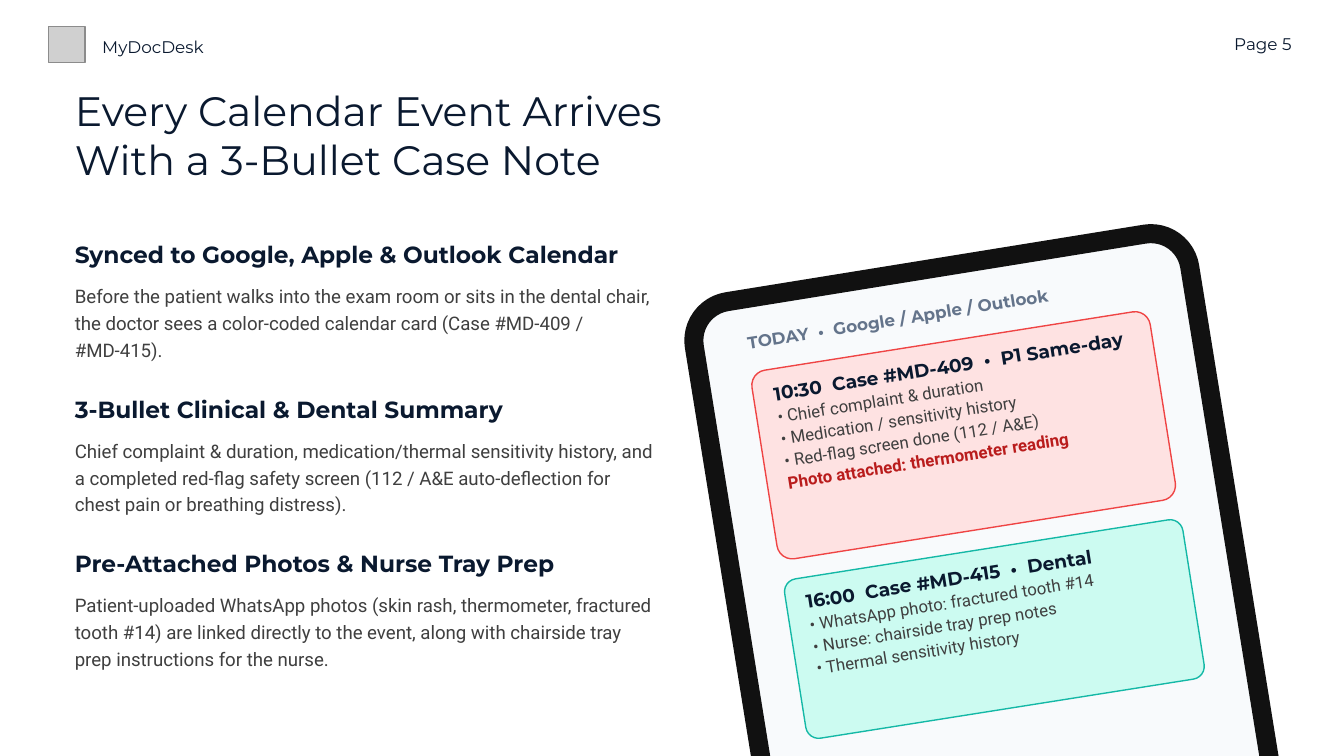
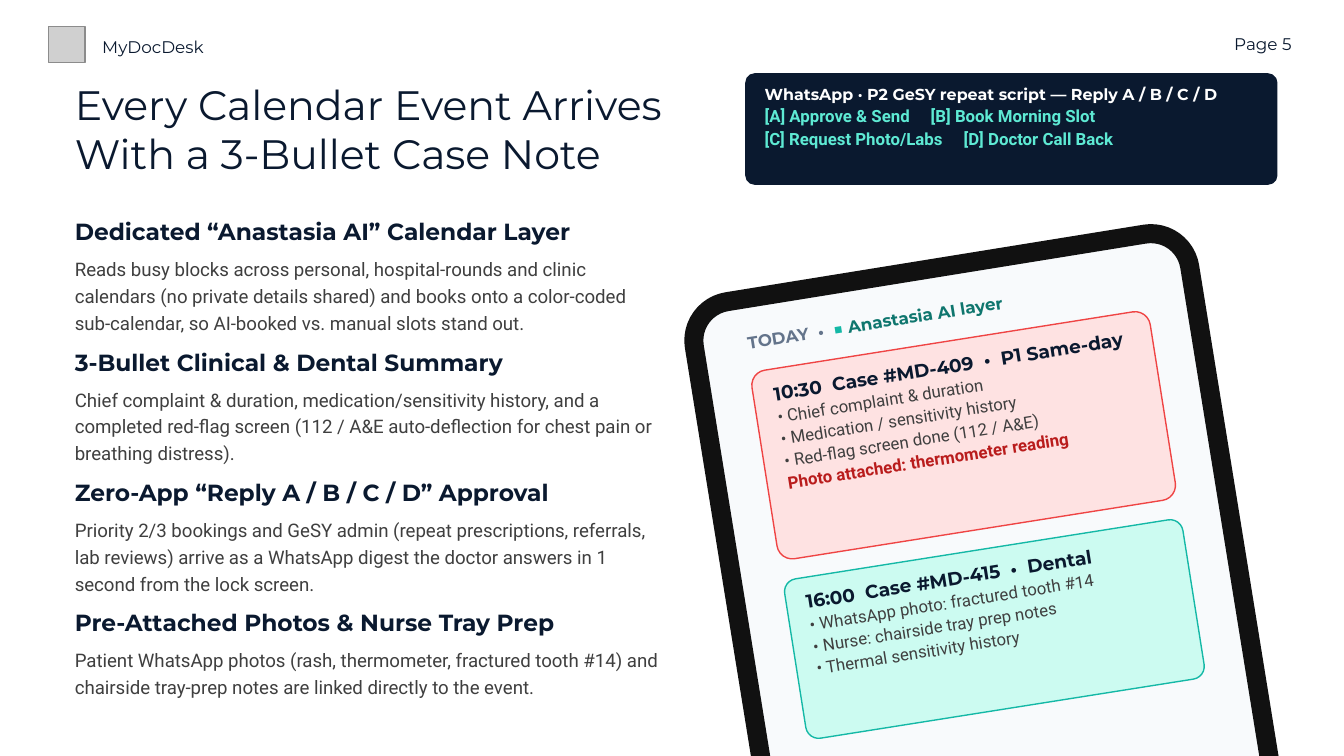
Before and after one commit to christostaliadoros-tknights/mydocdesk, a slide deck: slide 5 of assets/MyDocDesk_Pitch_Deck.pptx. Drawn at 1344x756 pixels with LibreOffice and Linux fonts; fonts in the diff are those of the drawing; grey boxes stand for pictures. Boxes give left, top, right and bottom in pixels: in the first picture for what was removed or moved away, otherwise in the second. Text is boxed around its words. In the diff, an @@ line names an element or a change of style, - is before the commit and + after.

```diff
--- a/assets/MyDocDesk_Pitch_Deck.pptx
+++ b/assets/MyDocDesk_Pitch_Deck.pptx
@@ text "Every Calendar Event Arrives With ...": place and size @@
-text "Every Calendar Event Arrives With ..." at (75,95,662,176)
+text "Every Calendar Event Arrives With ..." at (75,89,662,170)
@@ rounded rectangle added at (746,74,1277,184), fill #0A192F, outline #0A192F 0.75 pt, 9 pt, text #5EEAD4, bold @@
+WhatsApp · P2 GeSY repeat script — Reply A / B / C / D
+[A] Approve & Send [B] Book Morning Slot
+[C] Request Photo/Labs [D] Doctor Call Back
@@ text at (75,221,570,245): text changed @@
-Synced to Google, Apple & Outlook Calendar
+Dedicated “Anastasia AI” Calendar Layer
@@ text at (75,262,626,333): text changed @@
-Before the patient walks into the exam room or sits in the dental chair, the doctor sees a color-coded calendar card (Case #MD-409 / #MD-415).
+Reads busy blocks across personal, hospital-rounds and clinic calendars (no private details shared) and books onto a color-coded sub-calendar, so AI-booked vs. manual slots stand out.
@@ text at (749,300,1003,348): text changed; text colour #64748B to #0F766E @@
-TODAY • Google / Apple / Outlook
+TODAY • ■ Anastasia AI layer
@@ text "3-Bullet Clinical & Dental Summary": place and size @@
-text "3-Bullet Clinical & Dental Summary" at (75,399,502,423)
+text "3-Bullet Clinical & Dental Summary" at (75,352,502,376)
@@ text at (75,393,652,464): text changed @@
-Chief complaint & duration, medication/thermal sensitivity history, and a completed red-flag safety screen (112 / A&E auto-deflection for chest pain or breathing distress).
+Chief complaint & duration, medication/sensitivity history, and a completed red-flag screen (112 / A&E auto-deflection for chest pain or breathing distress).
@@ text added at (75,483,549,506), 12.5 pt, text #0A192F, bold @@
+Zero-App “Reply A / B / C / D” Approval
@@ text added at (75,522,645,591), 10 pt, text #3F3F3F @@
+Priority 2/3 bookings and GeSY admin (repeat prescriptions, referrals, lab reviews) arrive as a WhatsApp digest the doctor answers in 1 second from the lock screen.
@@ text "Pre-Attached Photos & Nurse Tray ...": place and size @@
-text "Pre-Attached Photos & Nurse Tray ..." at (75,554,554,577)
+text "Pre-Attached Photos & Nurse Tray ..." at (75,613,554,636)
@@ text at (75,652,658,698): text changed @@
-Patient-uploaded WhatsApp photos (skin rash, thermometer, fractured tooth #14) are linked directly to the event, along with chairside tray prep instructions for the nurse.
+Patient WhatsApp photos (rash, thermometer, fractured tooth #14) and chairside tray-prep notes are linked directly to the event.
```
Also in this commit, not shown: 3 other slides changed, 5 other files.
